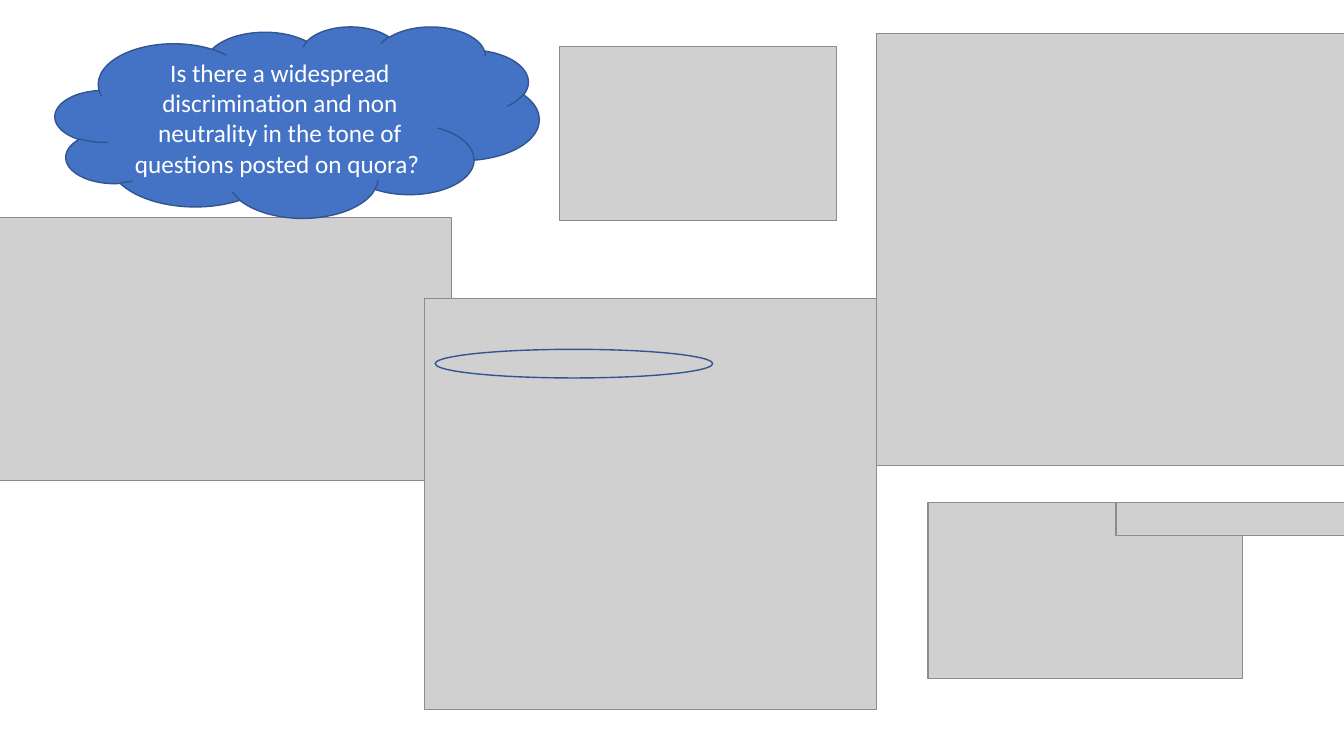
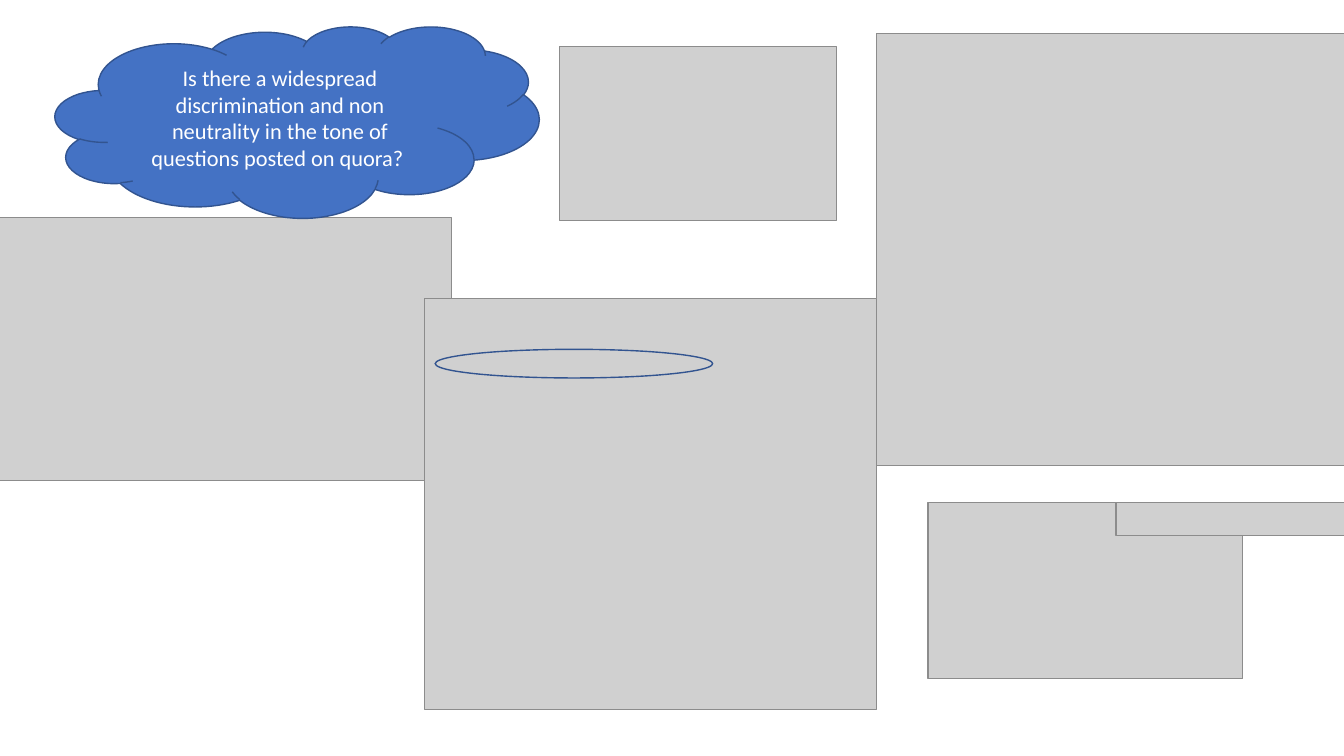
Before and after one commit to shalin4788/Springboard-Do-not-refer-, a slide deck: slide 7 of Capstone Two/reports/Capstone_Presentation.pptx. Drawn at 1344x756 pixels with LibreOffice and Linux fonts; fonts in the diff are those of the drawing; grey boxes stand for pictures. Boxes give left, top, right and bottom in pixels: in the first picture for what was removed or moved away, otherwise in the second. Text is boxed around its words. In the diff, an @@ line names an element or a change of style, - is before the commit and + after.

```diff
--- a/Capstone Two/reports/Capstone_Presentation.pptx
+++ b/Capstone Two/reports/Capstone_Presentation.pptx
@@ cloud "Is there a widespread discrimination ..." at bbox=[55, 26, 539, 218]: size 18 to 16 pt @@
```
Also in this commit, not shown: 7 other slides changed.
